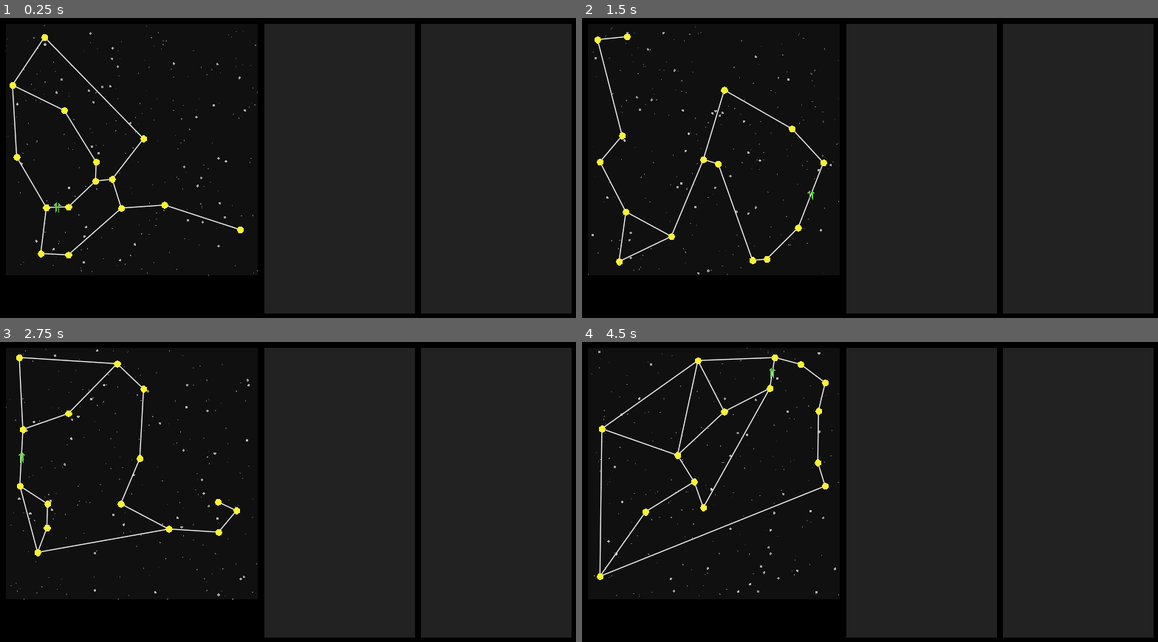
Above: before the commit, frames 1-4 (two rows, left to right).
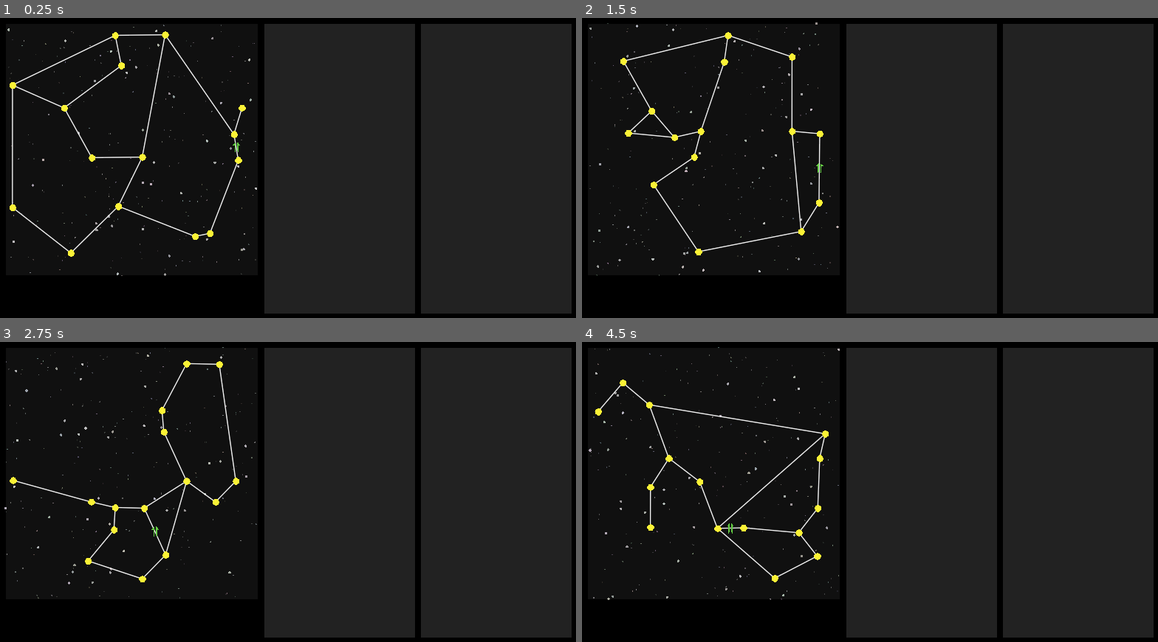
Above: after the commit, the same moments.

Repository: riidom/StarText_Adventures
Game: Godot game, scene res://Main/__GAME__.tscn
Same seed, same stepped clock (60 frames per second), same inputs: the game is played once before the commit and once after it.
Inputs (mouse positions are in pixels of both pictures, inside the frame that each line leads up to):
- Up to frame 1 (0.25 s): no input
- Up to frame 2 (1.5 s): tap Enter (ui_accept) at 0.5, 1.35 s; move the mouse to (1002, 153) at 0.52 s; hold Enter (ui_accept) 0.53-1.28 s; move the mouse to (754, 183) at 1.27 s
- Up to frame 3 (2.75 s): tap Enter (ui_accept) at 1.52, 1.82 s; move the mouse to (345, 423) at 2.02 s; hold Enter (ui_accept) from 2.03 s (still down)
- Up to frame 4 (4.5 s): move the mouse to (841, 555) at 2.77 s; release Enter (ui_accept) at 2.78 s; tap Enter (ui_accept) at 2.85, 3.02, 3.32, 4.35 s; move the mouse to (1048, 540) at 3.52 s; hold Enter (ui_accept) 3.53-4.28 s; move the mouse to (691, 447) at 4.27 s

The runs differ from the first frame. In frame 1, 2.6% of the frame differs, in the area x 0-45%, y 2-86%; in frame 2, 2.6%; in frame 3, 2.4%; in frame 4, 3.0%, in the area x 1-45%, y 1-86%.

Commit message:
move NameGen into own autoloaded global .gd

Diff:
--- /dev/null
+++ b/Globals/NameGen.gd
@@ -0,0 +1,39 @@
+extends Node
+
+
+enum {V, C, vCC, CCv} # kleingeschriebene Teile: Voraussetzung, nicht Bestandteil
+var letters := [
+	["a", "e", "i", "o", "u"],
+	["b", "c", "d", "f", "g", "h", "j", "k", "l", "m", "n", "p", "q", "r", "s", "t", "v", "w", "x", "y", "z"],
+	["bb", "dd", "ff", "gg", "kk", "ll", "mm", "nn", "pp", "rr", "ss", "tt", "zz", "np", "nk", "nt", "xy", "xt", "nd", "md", "hb", "hd", "hf", "hg", "hk", "hl", "hm", "hn", "hp", "hr", "hs", "ht", "hx", "hy", "hz", "rb", "rd", "rg", "rk", "rl", "rm", "rn", "rp", "rs", "rt", "rw", "rx", "ry", "rz", "gs", "ng", "tt", "ll", "ch", "st", "ts", "sz"],
+	["pr", "yx", "bh", "ch", "fh", "gh", "kh", "mh", "ph", "rh", "sh", "wh", "yh", "zh", "br", "dr", "fr", "gr", "kr", "pr", "tr", "yr", "st", "pl"],
+]
+var used := {}
+
+
+func generate_system_name(x, y) -> String:
+	var num = "-%02d%02d" % [x, y]
+	var result := ""
+	while true:
+		var pattern := randi() % 4
+		match pattern:
+			0:
+				result = get_l(V) + get_l(vCC)
+			1:
+				result = get_l(C) + get_l(V) + get_l(C)
+			2:
+				result = get_l(V) + get_l(C) + get_l(V)
+			3:
+				result = get_l(CCv) + get_l(V)
+			_:
+				result = "rii"
+
+		if !used.has(result):
+			used[result] = true
+			break
+
+	return result.capitalize() + num
+
+
+func get_l(type: int) -> String:
+	return letters[type][randi() % letters[type].size()]
--- a/Starmap/Star.gd
+++ b/Starmap/Star.gd
@@ -2,13 +2,6 @@
 class_name Star
 func get_class(): return "Star"
 
-
-enum {V, C, SC} # for generate_names(): vowel, consonant, support-consonant
-var letters := [
-	["a", "e", "i", "o", "u"],
-	["b", "c", "d", "f", "g", "h", "j", "k", "l", "m", "n", "p", "q", "r", "s", "t", "v", "w", "x", "y", "z"],
-	["c", "h", "y"]
-]
 
 var sector := Vector2.ZERO
 var lanes := [] # starlanes connecting to this star
@@ -37,24 +30,6 @@
 	Infotext.text = PoolStringArray(text).join("\n")
 
 
-func generate_name() -> String:
-	var num = "-%02d%02d" % [sector.x, sector.y]
-	var pattern := randi() % 3
-	match pattern:
-		0:
-			return get_l(V, true) + get_l(SC) + get_l(C) + num
-		1:
-			return get_l(C, true) + get_l(V) + get_l(C) + num
-		_:
-			return get_l(C, true) + get_l(SC) + get_l(V) + num
-
-
-func get_l(type: int, uppercase: bool = false) -> String:
-	var l = letters[type][randi() % letters[type].size()]
-	if uppercase: l = l.to_upper()
-	return l
-
-
 func _on_Icon_mouse_entered() -> void:
 	set_label()
 	Infotext.visible = true
--- a/Starmap/Starmap.gd
+++ b/Starmap/Starmap.gd
@@ -63,7 +63,7 @@
 		int(rand_range(sector_padding + 8, sector_size - sector_padding - 8))
 	) # the 8 is half the tilesize of the sun-icon
 	star.position = Vector2(x * sector_size, y * sector_size) + star_offset
-	star.name = star.generate_name()
+	star.name = NameGen.generate_system_name(x, y)
 	map[x][y] = star
 	StarsFolder.add_child(star)
 	star.set_label()
@@ -186,6 +186,7 @@
 
 
 func recreate_map() -> void:
+	NameGen.used = {}
 	var _x = get_tree().reload_current_scene()
 
 
--- a/project.godot
+++ b/project.godot
@@ -28,6 +28,10 @@
 
 config/name="StarText_Adventures"
 run/main_scene="res://Main/__GAME__.tscn"
+
+[autoload]
+
+NameGen="*res://Globals/NameGen.gd"
 
 [display]
 
